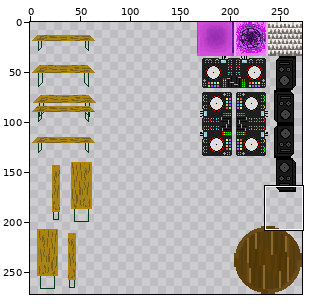
File history of a sprite sheet, Zapf_Uni_Greifswald/tilesets/tileset_Tristan_2.png. The first picture is a wide view before the edit; the outline marks the close-up.
Close-up. Before the edit:
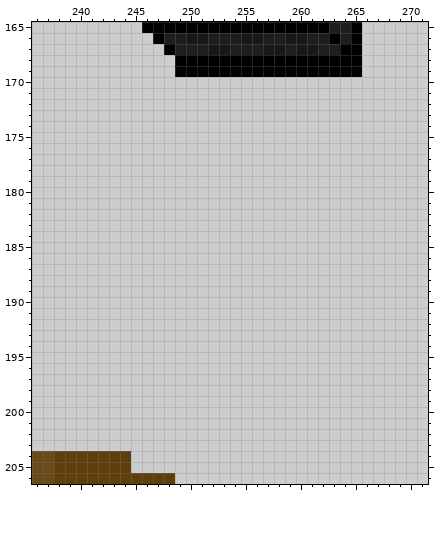
The file is 272x272 pixels. Colours within 5 levels of each other are drawn and written as one. Shown: x 236..271, y 165..206.
Now the later version:
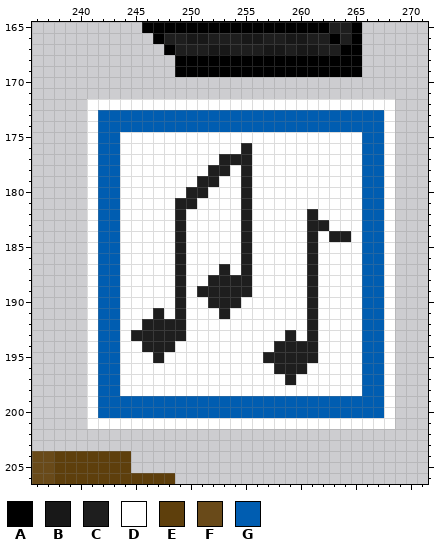
Palette (. is transparent): A #000000  B #181818  C #1e1e1e  D #ffffff  E #5e3f0c  F #694a19  G #005db1
Difference:
y 172: x 241..268 ............................ -> DDDDDDDDDDDDDDDDDDDDDDDDDDDD
y 173..174: x 241..268 ............................ -> DGGGGGGGGGGGGGGGGGGGGGGGGGGD
y 175: x 241..268 ............................ -> DGGDDDDDDDDDDDDDDDDDDDDDDGGD
y 176: x 241..268 ............................ -> DGGDDDDDDDDDDDCDDDDDDDDDDGGD
y 177: x 241..268 ............................ -> DGGDDDDDDDDDCCCDDDDDDDDDDGGD
y 178: x 241..268 ............................ -> DGGDDDDDDDDCCDCDDDDDDDDDDGGD
y 179: x 241..268 ............................ -> DGGDDDDDDDCCDDCDDDDDDDDDDGGD
y 180: x 241..268 ............................ -> DGGDDDDDDCCDDDCDDDDDDDDDDGGD
y 181: x 241..268 ............................ -> DGGDDDDDCCDDDDCDDDDDDDDDDGGD
y 182: x 241..268 ............................ -> DGGDDDDDCDDDDDCDDDDDCDDDDGGD
y 183: x 241..268 ............................ -> DGGDDDDDCDDDDDCDDDDDCCDDDGGD
y 184: x 241..268 ............................ -> DGGDDDDDCDDDDDCDDDDDCDCCDGGD
y 185..186: x 241..268 ............................ -> DGGDDDDDCDDDDDCDDDDDCDDDDGGD
y 187: x 241..268 ............................ -> DGGDDDDDCDDDCDCDDDDDCDDDDGGD
y 188: x 241..268 ............................ -> DGGDDDDDCDDCCCCDDDDDCDDDDGGD
y 189: x 241..268 ............................ -> DGGDDDDDCDCCCCCDDDDDCDDDDGGD
y 190: x 241..268 ............................ -> DGGDDDDDCDDCCCDDDDDDCDDDDGGD
y 191: x 241..268 ............................ -> DGGDDDCDCDDDCDDDDDDDCDDDDGGD
y 192: x 241..268 ............................ -> DGGDDCCCCDDDDDDDDDDDCDDDDGGD
y 193: x 241..268 ............................ -> DGGDCCCCCDDDDDDDDDCDCDDDDGGD
y 194: x 241..268 ............................ -> DGGDDCCCDDDDDDDDDCCCCDDDDGGD
y 195: x 241..268 ............................ -> DGGDDDCDDDDDDDDDCCCCCDDDDGGD
y 196: x 241..268 ............................ -> DGGDDDDDDDDDDDDDDCCCDDDDDGGD
y 197: x 241..268 ............................ -> DGGDDDDDDDDDDDDDDDCDDDDDDGGD
y 198: x 241..268 ............................ -> DGGDDDDDDDDDDDDDDDDDDDDDDGGD
y 199..200: x 241..268 ............................ -> DGGGGGGGGGGGGGGGGGGGGGGGGGGD
y 201: x 241..268 ............................ -> DDDDDDDDDDDDDDDDDDDDDDDDDDDD
Boxes around the changes in both close-ups, in picture pixels (x1, y1, x2, y2):
added: (87, 99, 395, 429)
